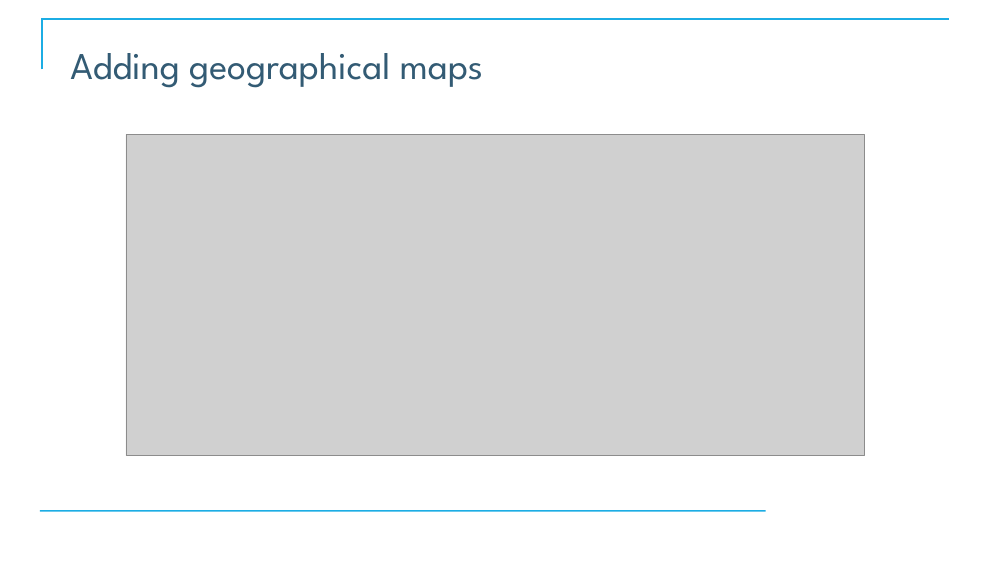
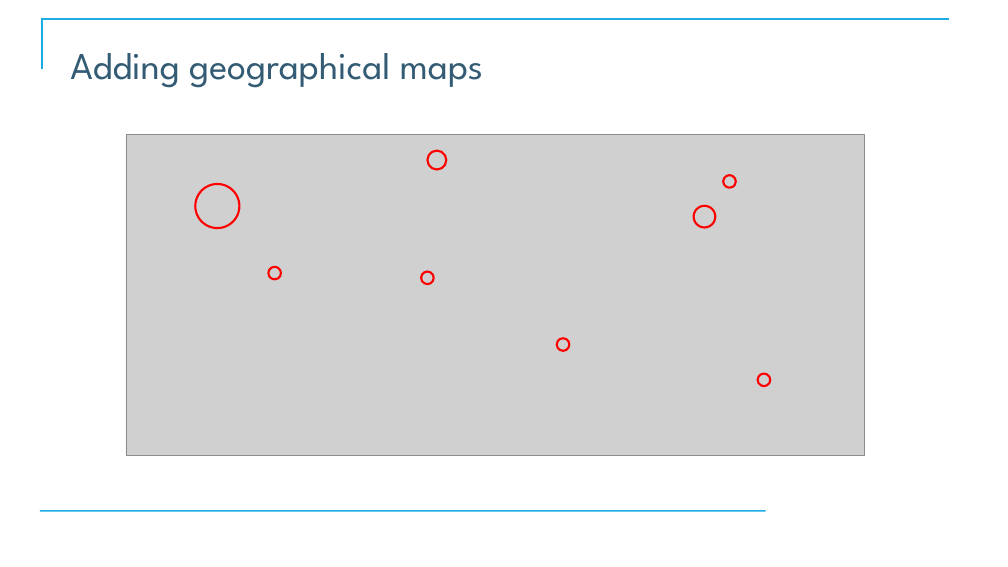
Before and after one commit to CostelloTechnicalConsulting/XSPLK2ClassFiles, a slide deck: slide 52 of ppt/XSPLK2SelfPaced.pptx (slide 51 before the commit). Drawn at 1008x567 pixels with LibreOffice and Linux fonts; fonts in the diff are those of the drawing; grey boxes stand for pictures; background and template pictures are left out. Boxes give left, top, right and bottom in pixels: in the first picture for what was removed or moved away, otherwise in the second. Text is boxed around its words. In the diff, an @@ line names an element or a change of style, - is before the commit and + after.

```diff
--- a/ppt/XSPLK2SelfPaced.pptx
+++ b/ppt/XSPLK2SelfPaced.pptx
@@ ellipse added at (x1=427, y1=150, x2=446, y2=169), outline #FF0000 2 pt @@
@@ ellipse added at (x1=724, y1=175, x2=737, y2=188), outline #FF0000 2 pt @@
@@ ellipse added at (x1=195, y1=184, x2=239, y2=228), outline #FF0000 2 pt @@
@@ ellipse added at (x1=693, y1=206, x2=715, y2=228), outline #FF0000 2 pt @@
@@ ellipse added at (x1=268, y1=267, x2=281, y2=280), outline #FF0000 2 pt @@
@@ ellipse added at (x1=421, y1=271, x2=434, y2=284), outline #FF0000 2 pt @@
@@ ellipse added at (x1=557, y1=338, x2=569, y2=351), outline #FF0000 2 pt @@
@@ ellipse added at (x1=758, y1=374, x2=771, y2=386), outline #FF0000 2 pt @@
```
Also in this commit, not shown: 8 other slides changed, 1 slide added.
